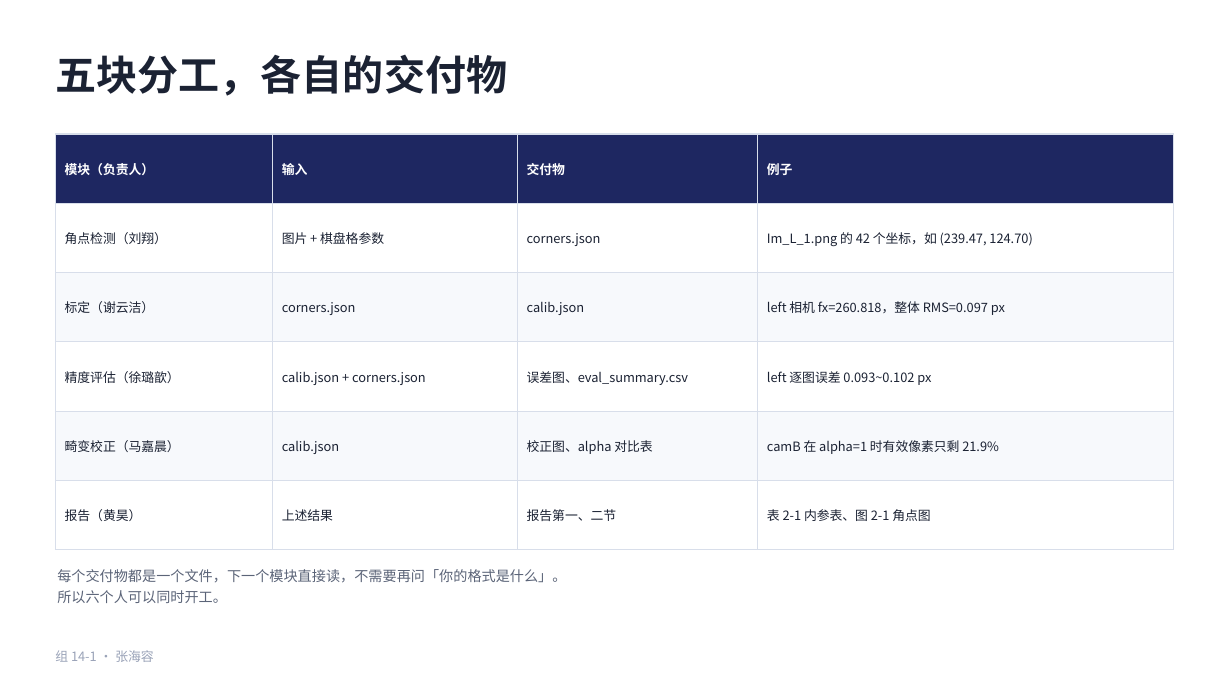
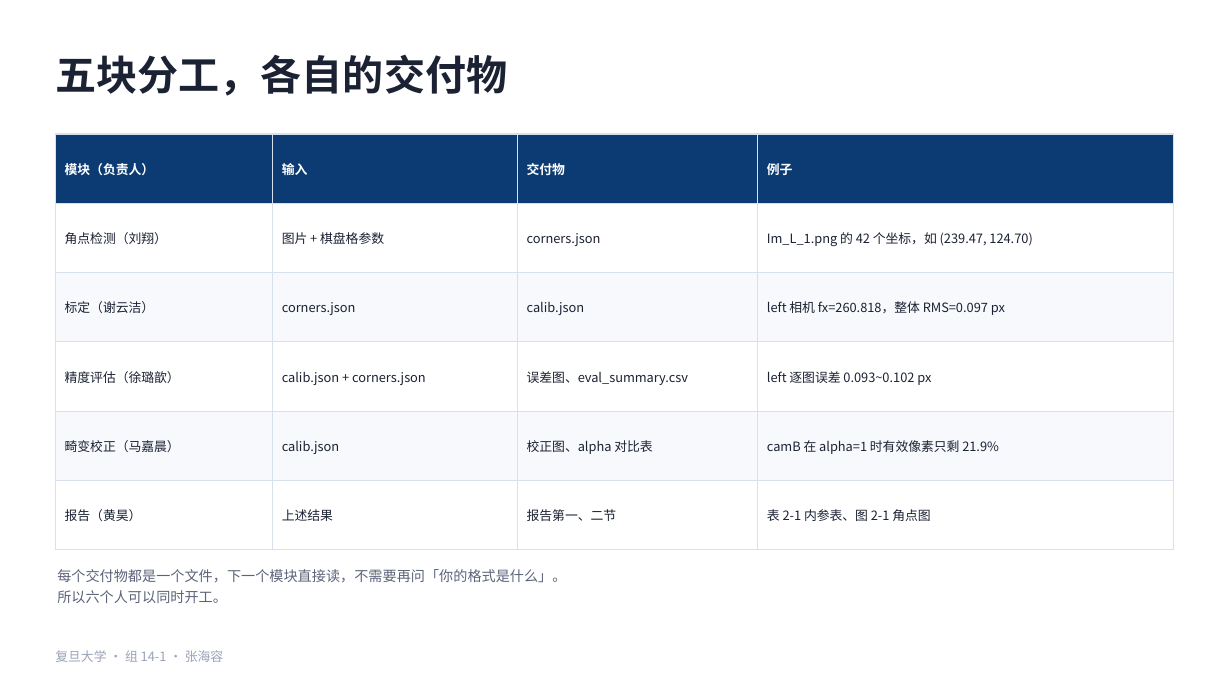
Before and after one commit to HRzhangStat/camera-calibration, a slide deck: slide 3 of 组14-1-组长贡献.pptx. Drawn at 1232x693 pixels with LibreOffice and Linux fonts; fonts in the diff are those of the drawing. Boxes give left, top, right and bottom in pixels: in the first picture for what was removed or moved away, otherwise in the second. Text is boxed around its words. In the diff, an @@ line names an element or a change of style, - is before the commit and + after.

```diff
--- a/组14-1-组长贡献.pptx
+++ b/组14-1-组长贡献.pptx
@@ table at bbox=[55, 134, 1174, 525] @@
@@ fill #1E2761 to #0B3B72 in row 1 @@
@@ borders changed @@
@@ text at bbox=[55, 650, 223, 662]: text changed @@
-组 14-1 · 张海容
+复旦大学 · 组 14-1 · 张海容
```
Also in this commit, not shown: 10 other slides changed.
